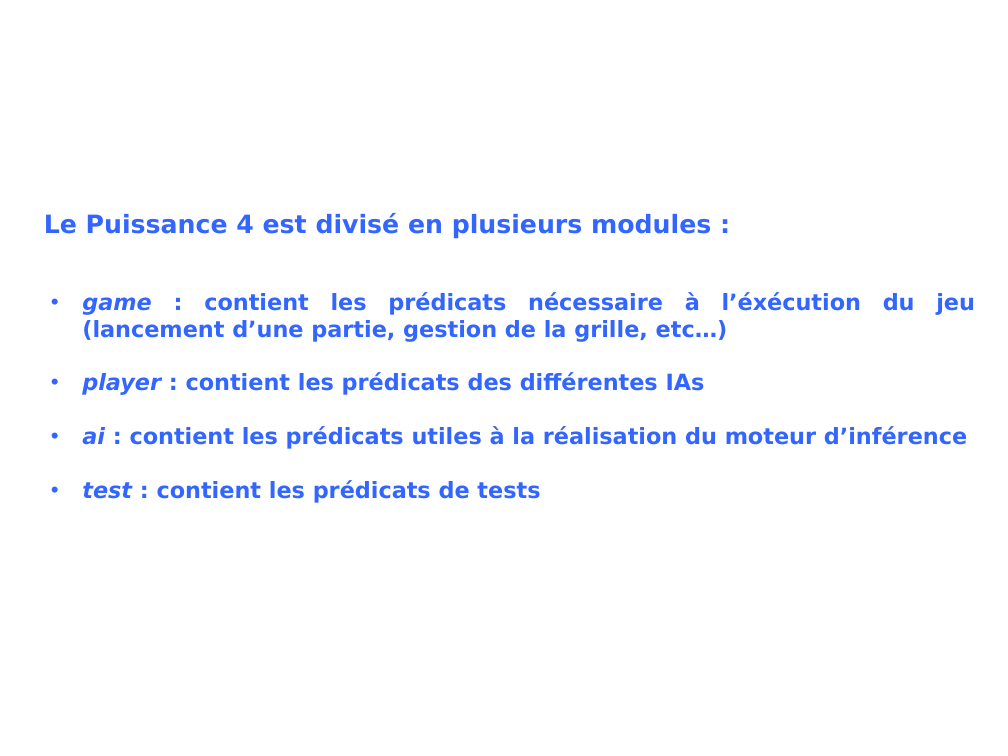
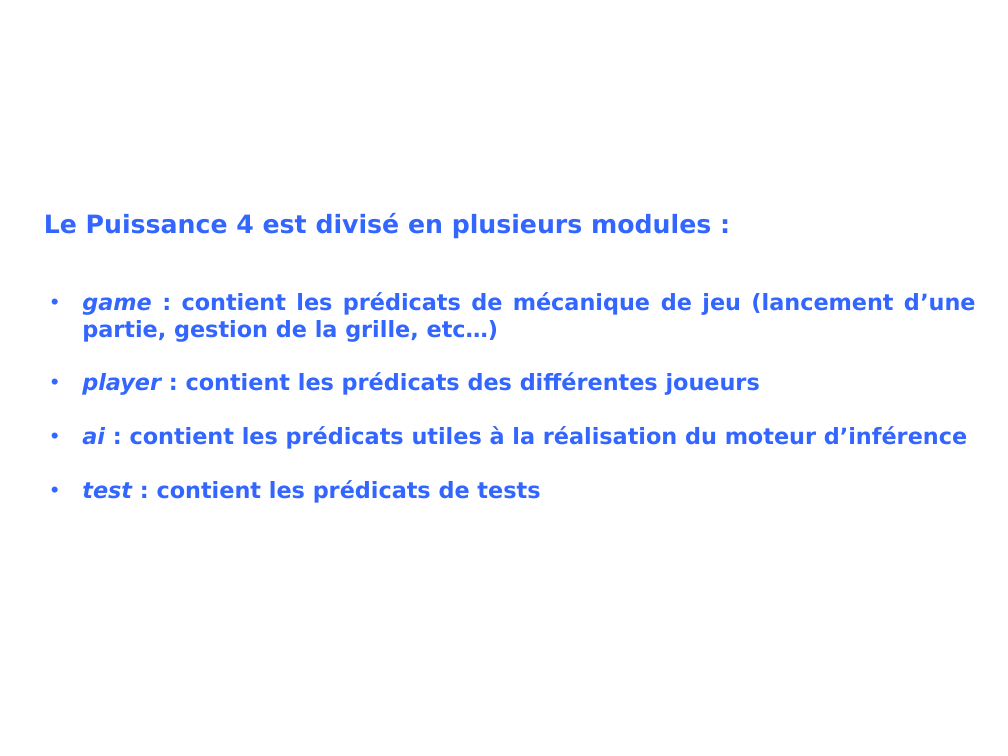
Before and after one commit to INSA-4IF-H4404-2013-2014/Connect-Four, a slide deck: slide 4 of presentation.ppt. Drawn at 1008x756 pixels with LibreOffice and Linux fonts; fonts in the diff are those of the drawing; background and template pictures are left out. Boxes give left, top, right and bottom in pixels: in the first picture for what was removed or moved away, otherwise in the second. Text is boxed around its words. In the diff, an @@ line names an element or a change of style, - is before the commit and + after.

```diff
--- a/presentation.ppt
+++ b/presentation.ppt
@@ text at <box>82,292,976,395</box>: text changed @@
-• game : contient les prédicats nécessaire à l’éxécution du jeu (lancement d’une partie, gestion de la grille, etc…)
-• player : contient les prédicats des différentes IAs
+• game : contient les prédicats de mécanique de jeu (lancement d’une partie, gestion de la grille, etc…)
+• player : contient les prédicats des différentes joueurs
```
Also in this commit, not shown: 3 other slides changed, 2 other files.
